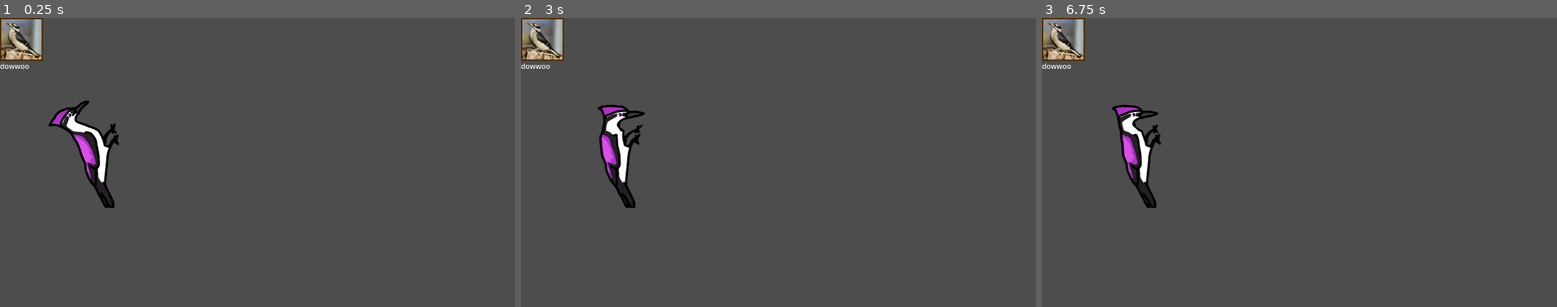
Above: before the commit, frames 1-3 (left to right).
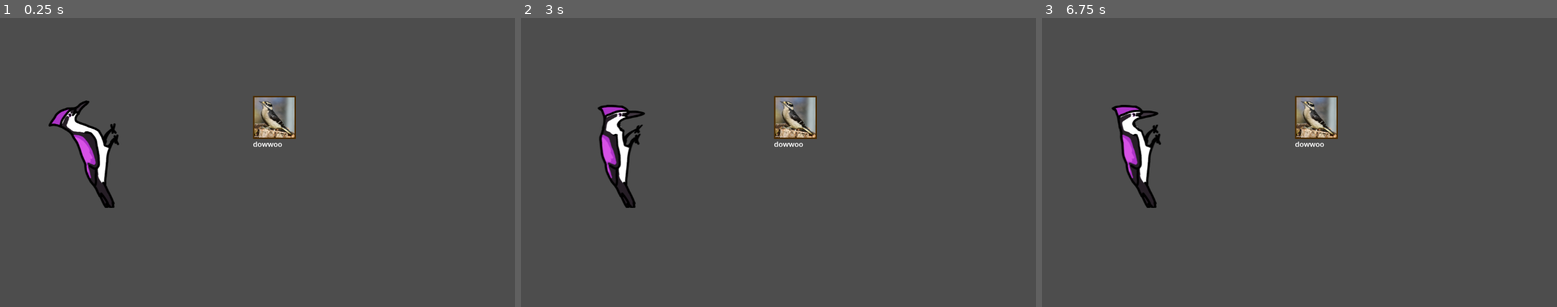
Above: after the commit, the same moments.

Repository: Nicholasp3435/woodpecker-tapper
Game: Godot game, scene res://scenes/game.tscn
Same seed, same stepped clock (60 frames per second), same inputs: the game is played once before the commit and once after it.
Inputs (mouse positions are in pixels of both pictures, inside the frame that each line leads up to):
- Up to frame 1 (0.25 s): no input
- Up to frame 2 (3 s): click "dowwoo" at 0.5 s; click "dowwoo" at 1.25 s; click "dowwoo" at 2 s; tap Enter at 2.75 s; move the mouse to (608, 156) at 2.77 s; press the mouse at (608, 156) at 2.78 s
- Up to frame 3 (6.75 s): tap Space at 3.5, 5, 6.5 s; move the mouse to (1196, 176) at 3.52 s; release the mouse at (1196, 176) at 3.53 s; click (1196, 176) at 3.6 s; tap Enter at 4.25, 5.75 s; move the mouse to (1351, 98) at 4.27 s; press the mouse at (1351, 98) at 4.28 s; move the mouse to (1273, 220) at 5.02 s; release the mouse at (1273, 220) at 5.03 s; click (1273, 220) at 5.1 s; move the mouse to (1454, 205) at 5.77 s; press the mouse at (1454, 205) at 5.78 s; move the mouse to (1145, 119) at 6.52 s; release the mouse at (1145, 119) at 6.53 s; click (1145, 119) at 6.6 s

The runs differ from the first frame. In frame 1, 2.4% of the frame differs, in the area x 0-58%, y 0-45%; in frame 2, 2.4%; in frame 3, 2.4%.

Commit message:
refactor: create game_manager.gd to handle inputs

Diff:
--- a/scenes/game.tscn
+++ b/scenes/game.tscn
@@ -1,16 +1,23 @@
 [gd_scene format=3 uid="uid://dcam6qcsri8r8"]
 
+[ext_resource type="Script" uid="uid://ctityrd48sik8" path="res://scripts/game_manager.gd" id="1_lbhrr"]
 [ext_resource type="PackedScene" uid="uid://bbhhp7hqcqtg6" path="res://scenes/pyre.tscn" id="1_uwrxv"]
 [ext_resource type="PackedScene" uid="uid://kju2k3tkotrn" path="res://scenes/woodpecker.tscn" id="2_yqjtg"]
 [ext_resource type="Texture2D" uid="uid://rvbyt8iye7ol" path="res://assets/sprites/woodpeckers/dowwoo.png" id="3_lnu2h"]
 
 [node name="Game" type="Node2D" unique_id=1866045924]
 
+[node name="GameManager" type="Node" parent="." unique_id=781617746]
+unique_name_in_owner = true
+script = ExtResource("1_lbhrr")
+
 [node name="Pyre" parent="." unique_id=386602154 instance=ExtResource("1_uwrxv")]
 position = Vector2(200, 305)
 
 [node name="Woodpecker" parent="." unique_id=1366567008 instance=ExtResource("2_yqjtg")]
-offset_right = 96.0
-offset_bottom = 96.0
+offset_left = 566.0
+offset_top = 175.0
+offset_right = 662.0
+offset_bottom = 271.0
 texture_normal = ExtResource("3_lnu2h")
 taxon_code = "dowwoo"
--- /dev/null
+++ b/scripts/game_manager.gd
@@ -0,0 +1,29 @@
+extends Node
+
+
+@onready var pyre: Node2D = $"../Pyre"
+
+
+var in_sample_mode: bool = false;
+var in_recording_mode: bool = false;
+
+enum Game_States {TIMER, ENDLESS};
+var cur_state: int = Game_States.TIMER;
+
+var strike_count: int = 0;
+
+func _input(event: InputEvent) -> void:
+	if not in_sample_mode:
+		if event.is_action_pressed("strike") and pyre.mouse_in:
+			pyre.animated_sprite.play("strike")
+			handle_strike();
+		elif event.is_action_released("strike"):
+			if pyre.mouse_in:
+				pyre.animated_sprite.play("hover");
+			else:
+				pyre.animated_sprite.play("idle");
+
+
+func handle_strike():
+	strike_count += 1;
+	print("strike: " + str(strike_count));
--- a/scripts/pyre.gd
+++ b/scripts/pyre.gd
@@ -1,23 +1,13 @@
 extends Node2D
 
 var mouse_in: bool = false;
-var strike_count: int = 0;
 
+@onready var game_manager: Node = %GameManager
 @onready var animated_sprite: AnimatedSprite2D = $AnimatedSprite2D;
 
-func handle_strike():
-	strike_count += 1;
-	print("strike: " + str(strike_count));
 
-func _input(event: InputEvent) -> void:
-	if event.is_action_pressed("strike") and mouse_in:
-		animated_sprite.play("strike")
-		handle_strike();
-	elif event.is_action_released("strike"):
-		if mouse_in:
-			animated_sprite.play("hover");
-		else:
-			animated_sprite.play("idle");
+
+
 
 
 func _on_area_2d_mouse_entered() -> void:
Not shown, added: scripts/game_manager.gd.uid
